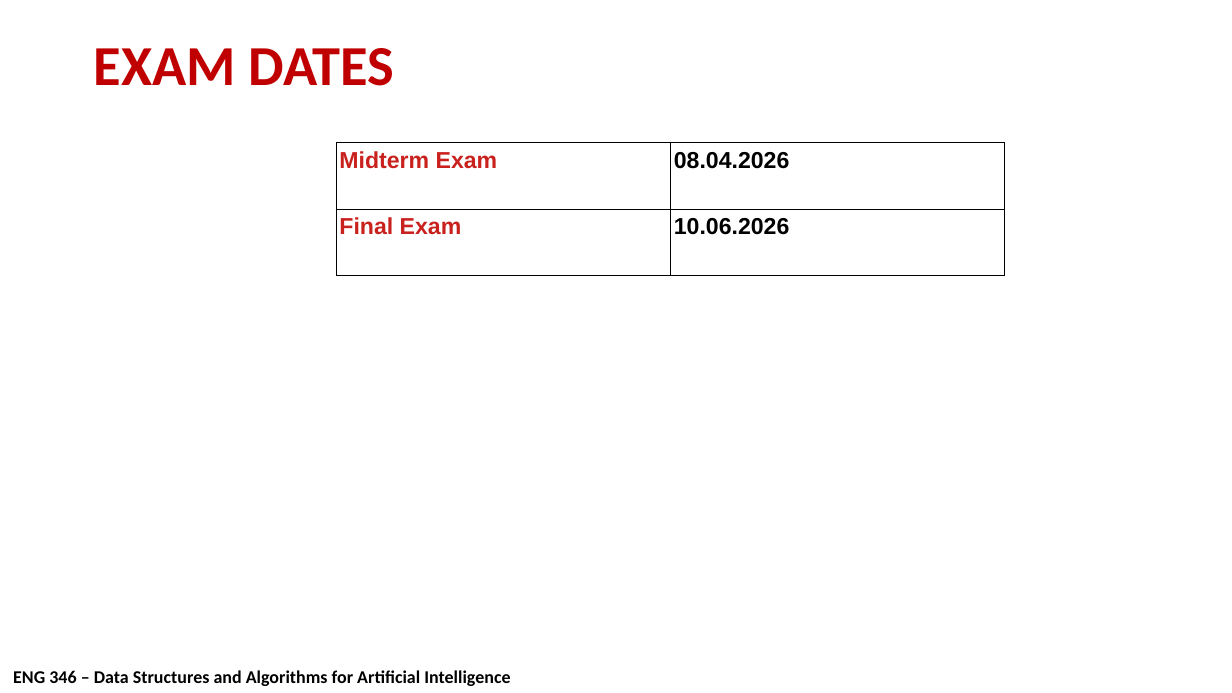
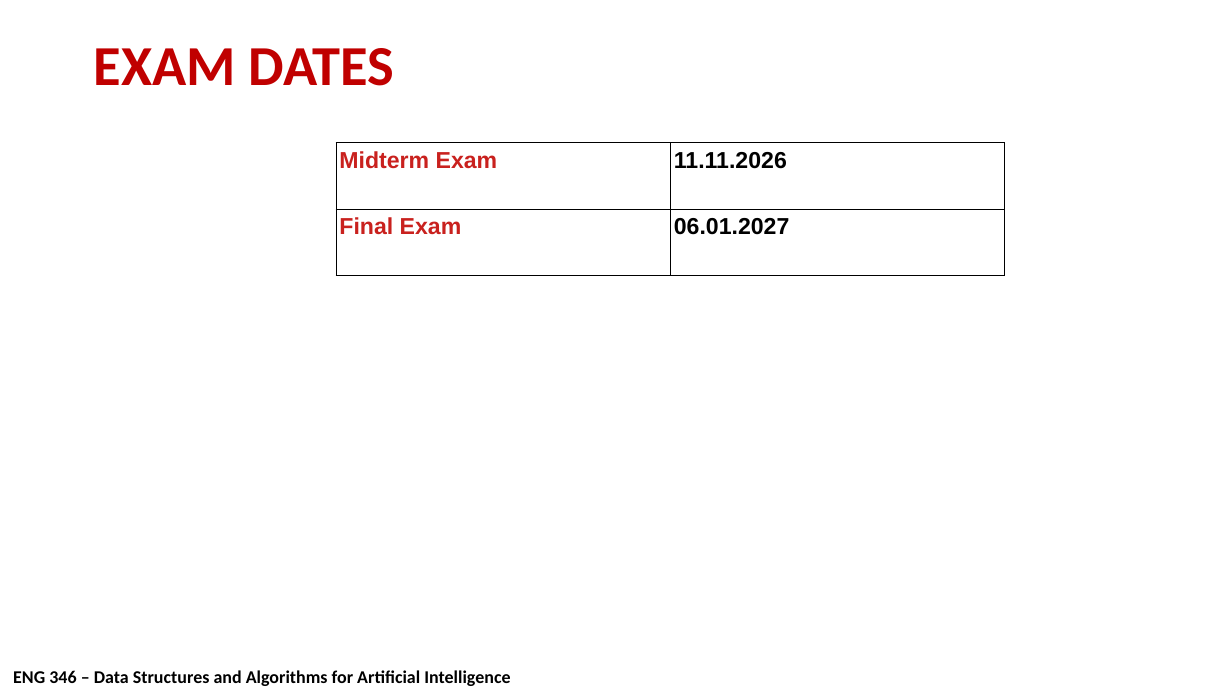
Before and after one commit to mehmetpekmezci/GTU-ENG-346, a slide deck: slide 2 of powerpoint/00 - EXAM DATES.odp. Drawn at 1232x693 pixels with LibreOffice and Linux fonts; fonts in the diff are those of the drawing; background and template pictures are left out. Boxes give left, top, right and bottom in pixels: in the first picture for what was removed or moved away, otherwise in the second. Text is boxed around its words. In the diff, an @@ line names an element or a change of style, - is before the commit and + after.

```diff
--- a/powerpoint/00 - EXAM DATES.odp
+++ b/powerpoint/00 - EXAM DATES.odp
@@ table at [335, 143, 1005, 276] @@
-row 1, column 2: 08.04.2026
+row 1, column 2: 11.11.2026
-row 2, column 2: 10.06.2026
+row 2, column 2: 06.01.2027
```
Also in this commit, not shown: 6 other files.
